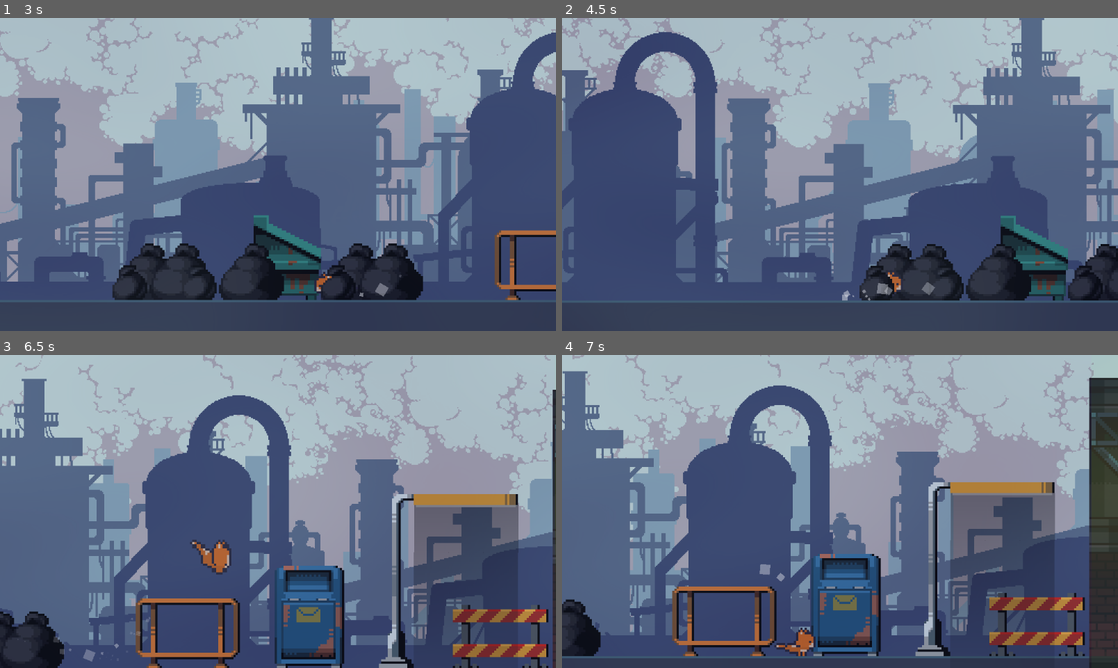
Above: before the commit, frames 1-4 (two rows, left to right).
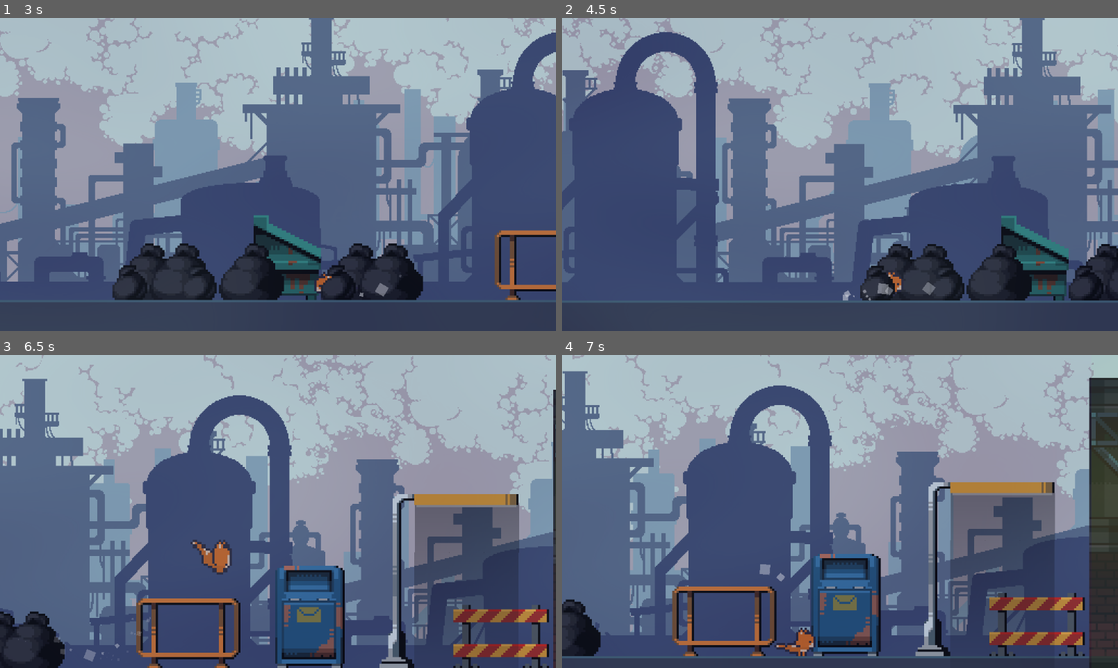
Above: after the commit, the same moments.

Repository: ArgolloTechnology/SISTCA
Game: Godot game, scene res://main.tscn
Same seed, same stepped clock (60 frames per second), same inputs: the game is played once before the commit and once after it.
Inputs:
- Up to frame 1 (3 s): tap Enter (ui_accept) at 0.5, 0.77, 1.52 s; hold Right (ui_right) 0.53-2.03 s; hold Left (ui_left) from 2.03 s (still down)
- Up to frame 2 (4.5 s): tap Enter (ui_accept) at 3.02, 3.77 s; release Left (ui_left) at 4.28 s; hold Right (ui_right) from 4.28 s (still down)
- Up to frame 3 (6.5 s): keep holding Right (ui_right); tap Enter (ui_accept) at 4.52, 6.02 s
- Up to frame 4 (7 s): keep holding Right (ui_right); tap Enter (ui_accept) at 6.77 s

Frame 1 is identical in both runs. In frame 2, 2.1% of the frame differs, in the area x 0-100%, y 0-91%; in frame 3, 3.3%, in the area x 0-100%, y 0-100%; in frame 4, less than 0.1%.

Commit message:
pistao não roubado agora
adicionei o que eras suposto teres feito <3

Diff:
--- a/stray-2d/main.tscn
+++ b/stray-2d/main.tscn
@@ -568,9 +568,12 @@
 
 [node name="Pistão" parent="." instance=ExtResource("10_4c57u")]
 position = Vector2(1212, 480)
+metadata/delay = 1.0
 
 [node name="Pistão2" parent="." instance=ExtResource("10_4c57u")]
 position = Vector2(1292, 480)
+metadata/delay = 0.5
 
 [node name="Pistão3" parent="." instance=ExtResource("10_4c57u")]
 position = Vector2(1371, 480)
+metadata/delay = 1.0
--- /dev/null
+++ b/stray-2d/pistao.gd
@@ -0,0 +1,9 @@
+extends Node2D
+@onready var timer: Timer = $Timer
+
+func _ready() -> void:
+	timer.wait_time = get_meta("delay")
+	timer.start()
+
+func _on_timer_timeout() -> void:
+	$AnimationPlayer.play("idle")
--- a/stray-2d/pistão.tscn
+++ b/stray-2d/pistão.tscn
@@ -1,5 +1,6 @@
-[gd_scene load_steps=17 format=3 uid="uid://xyar82yxh0pv"]
-
+[gd_scene load_steps=18 format=3 uid="uid://xyar82yxh0pv"]
+
+[ext_resource type="Script" uid="uid://cvqogpdwux6ad" path="res://pistao.gd" id="1_b2lu7"]
 [ext_resource type="Texture2D" uid="uid://ca6nia3xby3do" path="res://Sprites/industrial/4 Animated objects/Hammer.png" id="1_r0bnn"]
 [ext_resource type="PackedScene" uid="uid://f2bbiglymby6" path="res://killzone.tscn" id="2_r5w03"]
 
@@ -114,7 +115,6 @@
 [sub_resource type="Animation" id="Animation_r5w03"]
 resource_name = "idle"
 length = 1.00001
-loop_mode = 1
 step = 0.125
 tracks/0/type = "value"
 tracks/0/imported = false
@@ -190,6 +190,8 @@
 }
 
 [node name="Pistão" type="Node2D"]
+script = ExtResource("1_b2lu7")
+metadata/delay = 0.0
 
 [node name="AnimatedSprite2D" type="AnimatedSprite2D" parent="."]
 sprite_frames = SubResource("SpriteFrames_8bjll")
@@ -206,9 +208,12 @@
 libraries = {
 &"": SubResource("AnimationLibrary_ymrp3")
 }
-autoplay = "idle"
 
 [node name="StaticBody2D" type="StaticBody2D" parent="."]
 
 [node name="CollisionPolygon2D" type="CollisionPolygon2D" parent="StaticBody2D"]
 polygon = PackedVector2Array(-16, -22, -9, -22, -9, -32, 9, -32, 9, -22, 16, -22, 16, 0, -16, 0)
+
+[node name="Timer" type="Timer" parent="."]
+
+[connection signal="timeout" from="Timer" to="." method="_on_timer_timeout"]
--- a/stray-2d/player.gd
+++ b/stray-2d/player.gd
@@ -51,10 +51,9 @@
 		jumping = false
 
 func handle_movement() -> void:
-	if anim.animation != idle:
-		timer.start()
 	var direction := Input.get_axis("ui_left", "ui_right")
 	if direction and can_walk:
+		timer.start()
 		if is_on_wall():
 			if not scratching and is_on_floor():
 				movement = "wall sup"
@@ -101,9 +100,11 @@
 
 	if direction and not can_walk:
 		idle = "stand"
+	print(timer.time_left)
 
 func _on_timer_timeout() -> void:
-	if scratching: pass
+	if scratching and idle == "idle": pass
+	print("sitd")
 	idle = "sit"
 	can_walk = false
 	anim.play(idle)
Not shown, added: stray-2d/pistao.gd.uid
